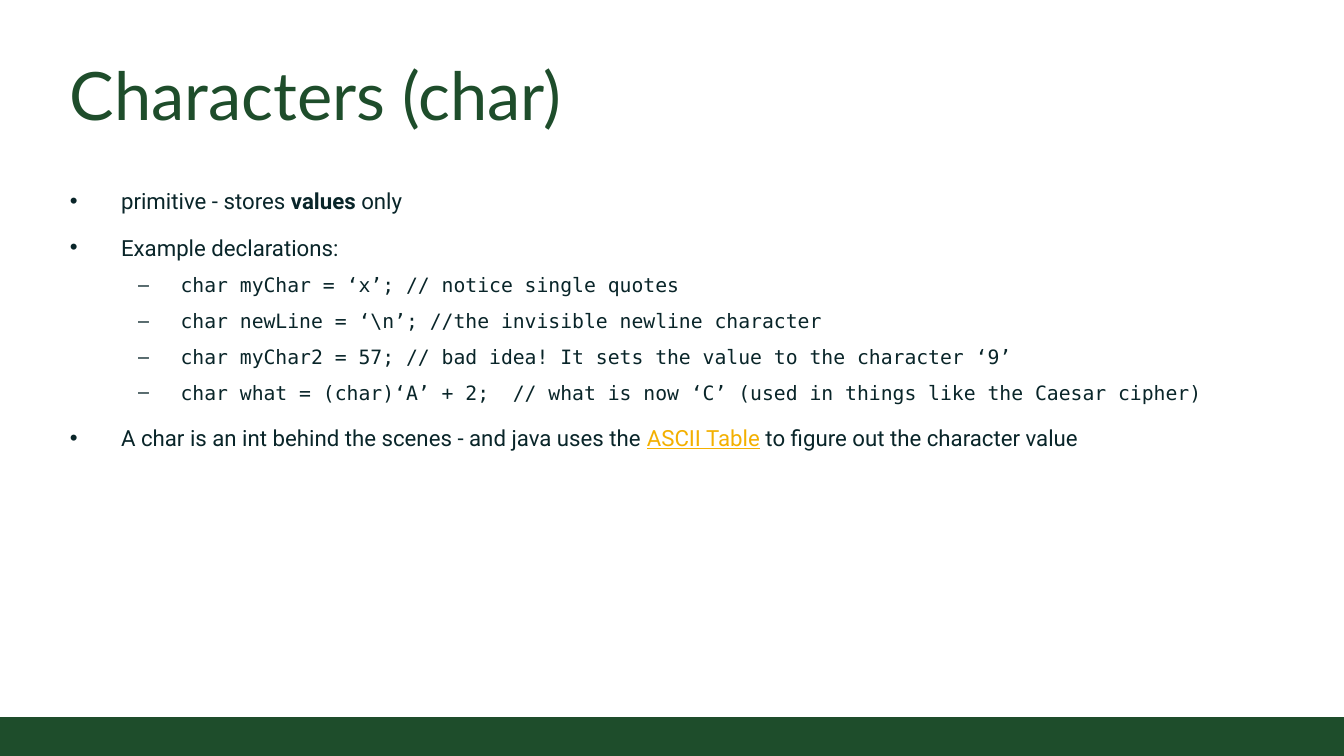
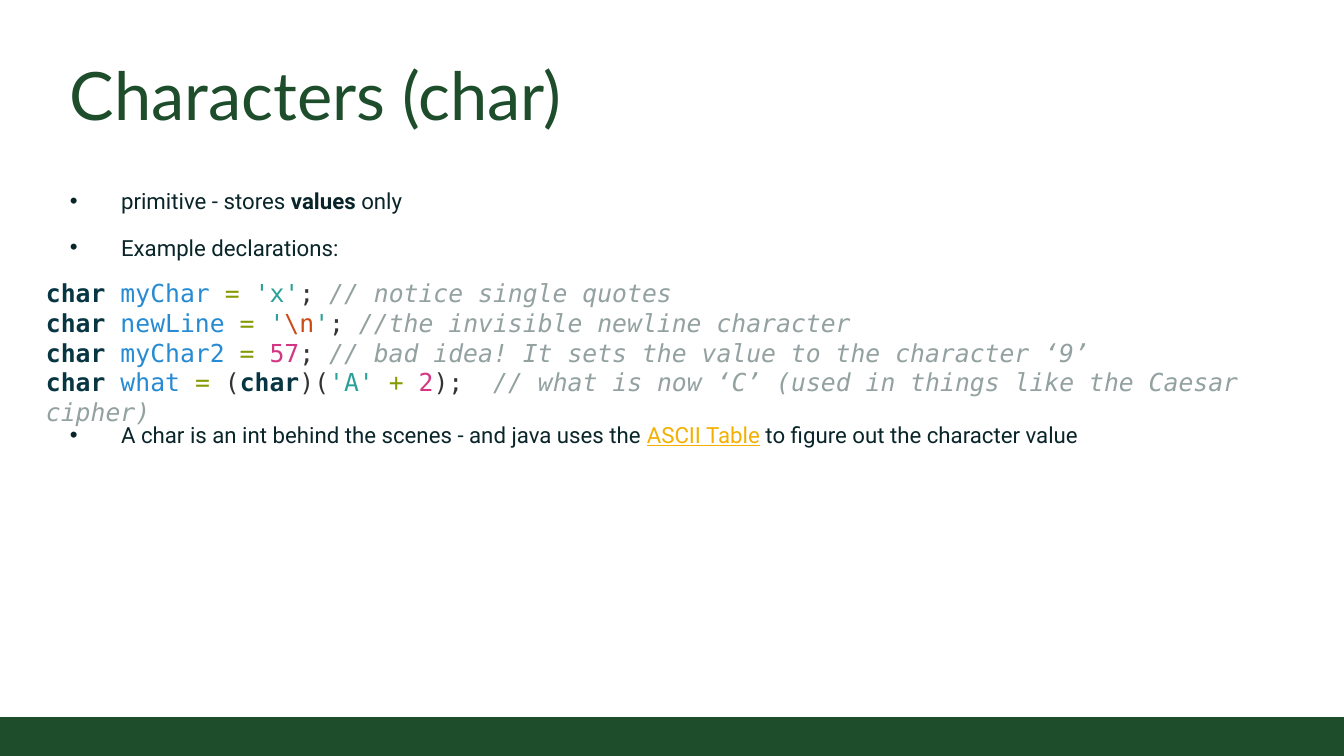
Before and after one commit to CSU-CompSci-CS163-4/Handouts, a slide deck: slide 6 of slides/On-Campus/02_03_CharactersAndStrings.pptx (slide 7 before the commit). Drawn at 1344x756 pixels with LibreOffice and Linux fonts; fonts in the diff are those of the drawing; background and template pictures are left out. Boxes give left, top, right and bottom in pixels: in the first picture for what was removed or moved away, otherwise in the second. Text is boxed around its words. In the diff, an @@ line names an element or a change of style, - is before the commit and + after.

```diff
--- a/slides/On-Campus/02_03_CharactersAndStrings.pptx
+++ b/slides/On-Campus/02_03_CharactersAndStrings.pptx
@@ text added at (x1=46, y1=283, x2=1238, y2=396), 20 pt, text #93A1A1, italic @@
+char myChar = 'x'; // notice single quotes
+char newLine = '\n'; //the invisible newline character
+char myChar2 = 57; // bad idea! It sets the value to the character ‘9’
+char what = (char)('A' + 2); // what is now ‘C’ (used in things like the Caesar cipher)
@@ text at (x1=181, y1=277, x2=1201, y2=405): paragraphs removed @@
-  – char myChar = ‘x’; // notice single quotes
-  – char newLine = ‘\n’; //the invisible newline character
-  – char myChar2 = 57; // bad idea! It sets the value to the character ‘9’
-  – char what = (char)‘A’ + 2; // what is now ‘C’ (used in things like the Caesar cipher)
```
Also in this commit, not shown: 7 other slides changed, 2 slides added, 1 other file.
